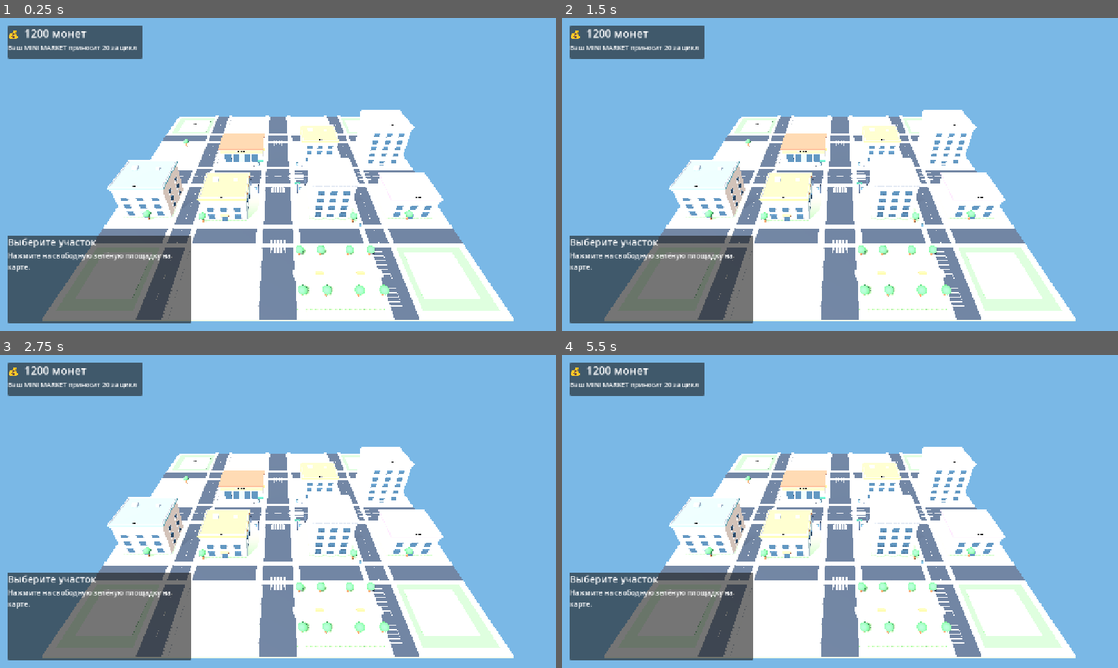
Above: before the commit, frames 1-4 (two rows, left to right).
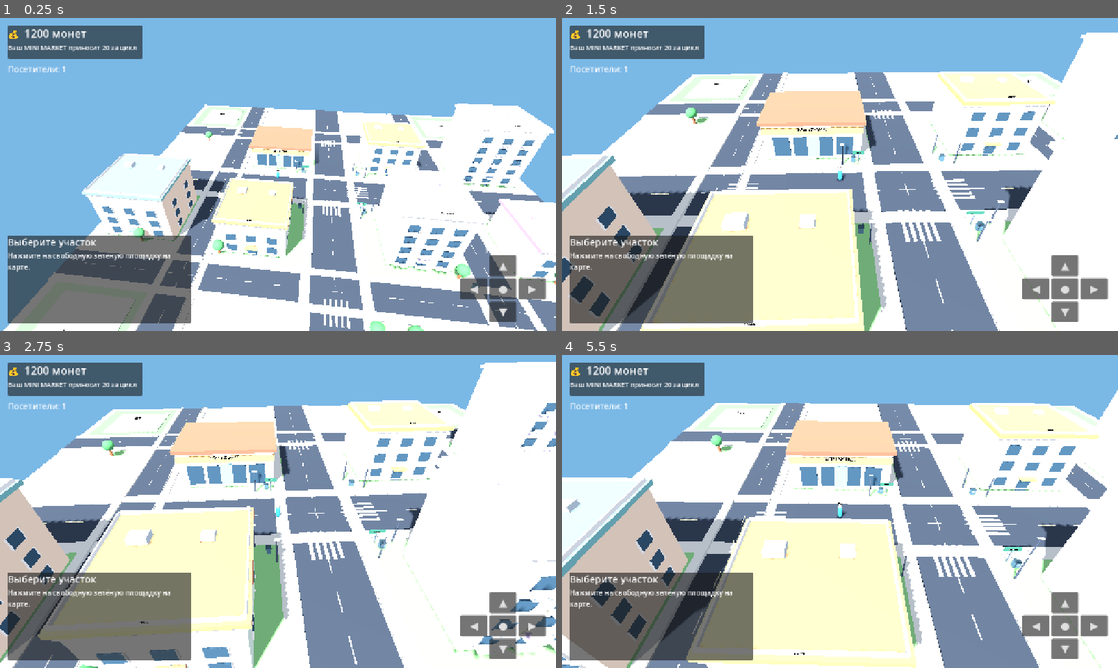
Above: after the commit, the same moments.

Repository: uchihabaha05-del/MINI-WORLD-TYCOON
Game: Godot game, scene res://scenes/Main.tscn
The game is run twice, just before and just after one commit, with the same random seed, the same clock (stepped at 60 frames per second) and the same inputs.
Inputs (mouse positions are in pixels of both pictures, inside the frame that each line leads up to):
- Up to frame 1 (0.25 s): no input
- Up to frame 2 (1.5 s): move the mouse to (962, 158) at 0.52 s; hold D 0.53-1.28 s; click (962, 158) at 0.67 s; move the mouse to (728, 190) at 1.27 s; hold S from 1.28 s (still down)
- Up to frame 3 (2.75 s): move the mouse to (333, 442) at 2.02 s; release S at 2.03 s; hold D from 2.03 s (still down)
- Up to frame 4 (5.5 s): move the mouse to (812, 574) at 2.77 s; release D at 2.78 s; hold W 2.78-3.53 s; click (812, 574) at 2.92 s; move the mouse to (1006, 558) at 3.52 s; hold A 3.53-5.03 s; move the mouse to (673, 464) at 4.27 s; move the mouse to (867, 511) at 5.02 s; hold S from 5.03 s (still down); click (867, 511) at 5.17 s

The runs differ from the first frame. In frame 1, 40% of the frame differs, in the area x 0-100%, y 15-100%; in frame 2, 66%; in frame 3, 67%; in frame 4, 68%, in the area x 0-100%, y 11-100%.

Commit message:
Attach player and customer gameplay systems

Diff:
--- a/scenes/Main.tscn
+++ b/scenes/Main.tscn
@@ -2,6 +2,7 @@
 
 [ext_resource type="Script" path="res://scripts/world_builder.gd" id="1_world"]
 [ext_resource type="Script" path="res://scripts/tycoon_manager.gd" id="2_tycoon"]
+[ext_resource type="Script" path="res://scripts/player_and_customers.gd" id="3_player"]
 
 [sub_resource type="Environment" id="Environment_City"]
 background_mode = 1
@@ -17,6 +18,9 @@
 [node name="TycoonManager" type="Node3D" parent="."]
 script = ExtResource("2_tycoon")
 
+[node name="PlayerAndCustomers" type="Node3D" parent="."]
+script = ExtResource("3_player")
+
 [node name="WorldEnvironment" type="WorldEnvironment" parent="."]
 environment = SubResource("Environment_City")
 
